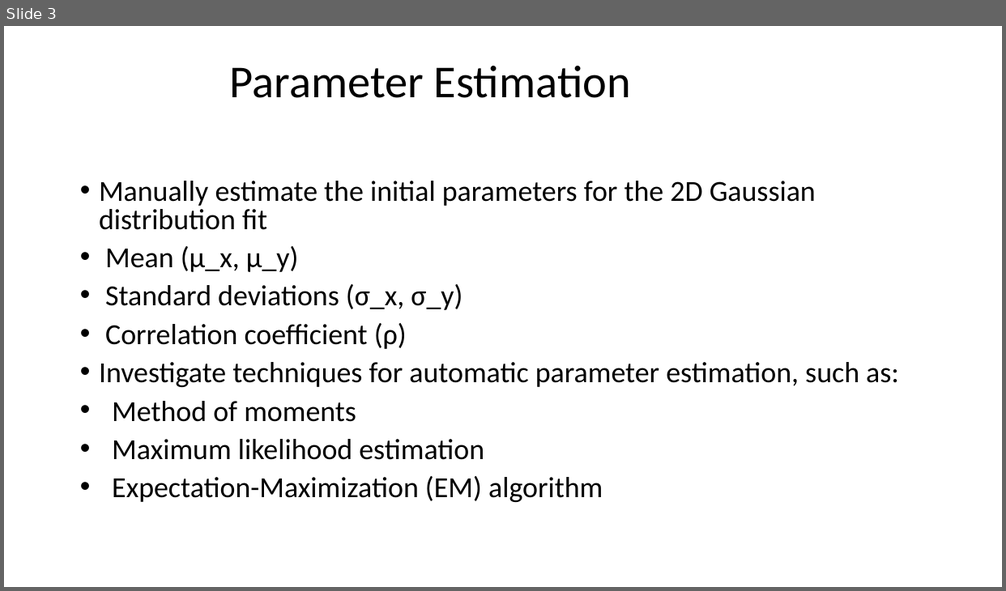
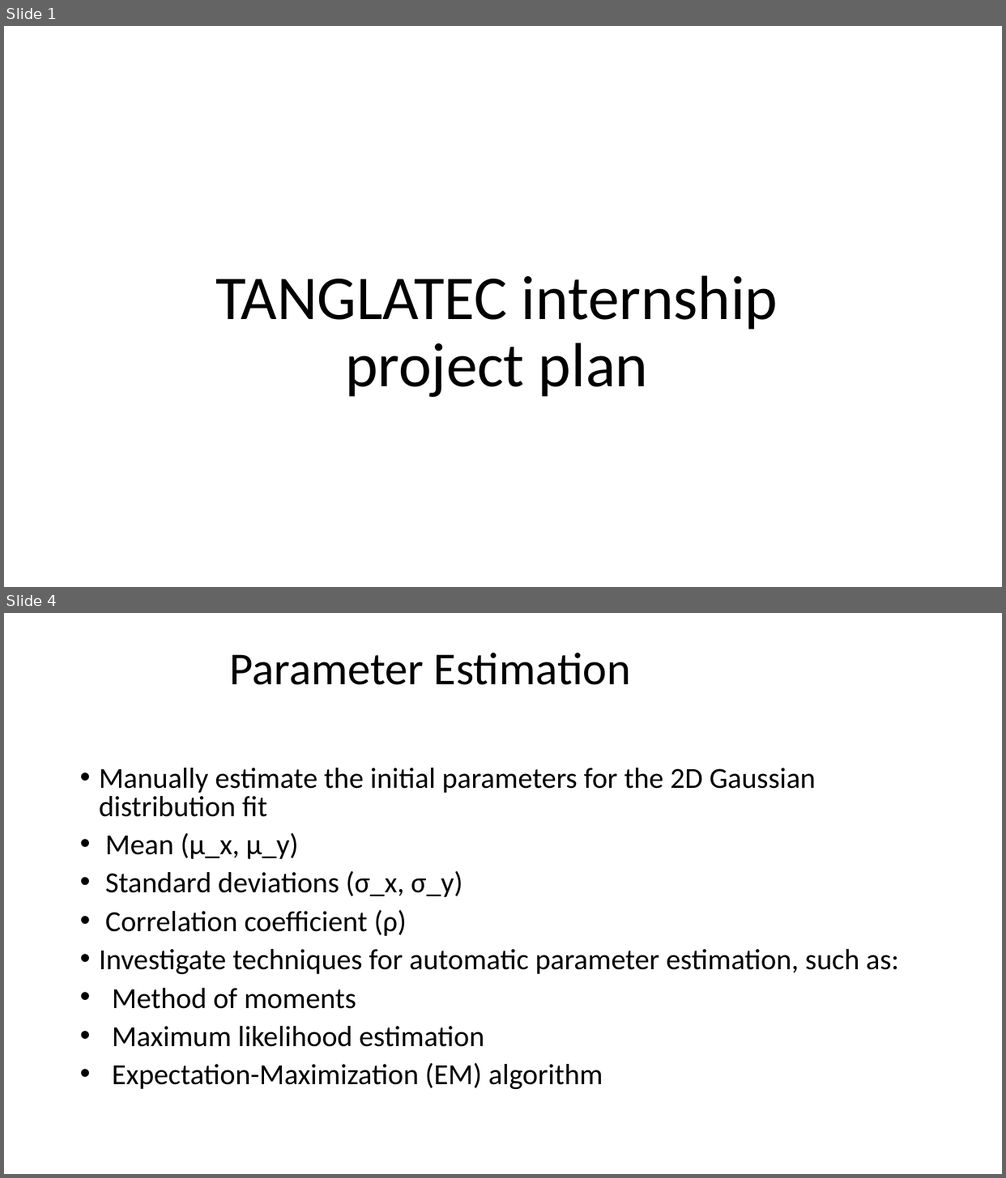
Before and after one commit to Carlglain/TanglaTec-internship, a slide deck: TANGLATEC internship project plan.pptx. Shown one above the other, each under a label of ours: slide 3 before the commit, slides 1 and 4 after it; the slides between them are not shown. The pictures are 1006x591 and 1006x1178 pixels, drawn with LibreOffice and Linux fonts; fonts in the diff are those of the drawing. Boxes give left, top, right and bottom in pixels: in the first picture for what was removed or moved away, otherwise in the second. Text is boxed around its words. In the diff, an @@ line names an element or a change of style, - is before the commit and + after.

```diff
--- a/TANGLATEC internship project plan.pptx
+++ b/TANGLATEC internship project plan.pptx
@@ slide 1 added at (4,26,1002,587), background #FFFFFF @@
@@ title added at (215,275,778,398), 60 pt, text #000000 @@
+TANGLATEC internship project plan
@@ what was slide 3 is now slide 4 @@
```
Also in this commit, not shown: 2 slides changed, 3 other files.
